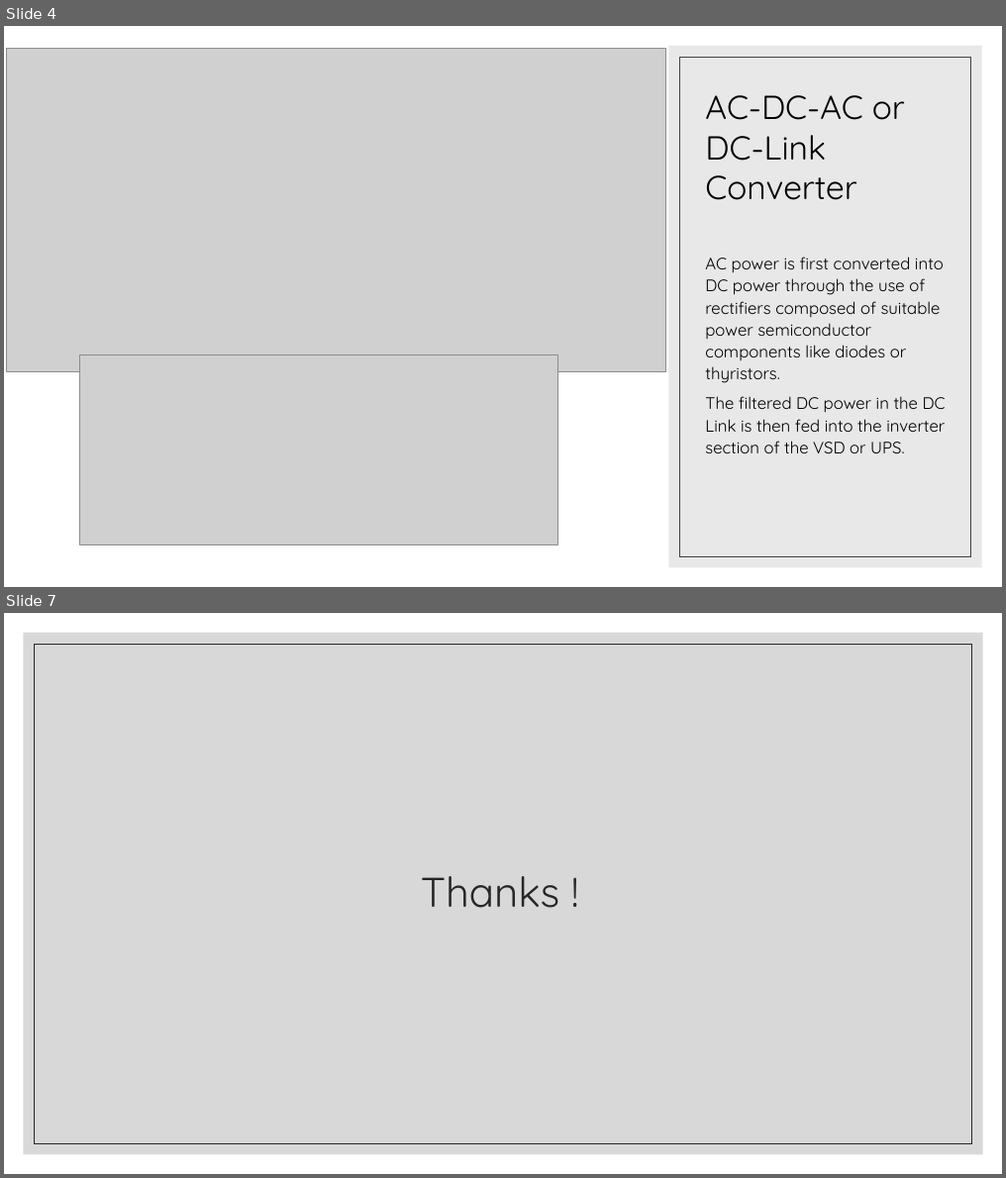
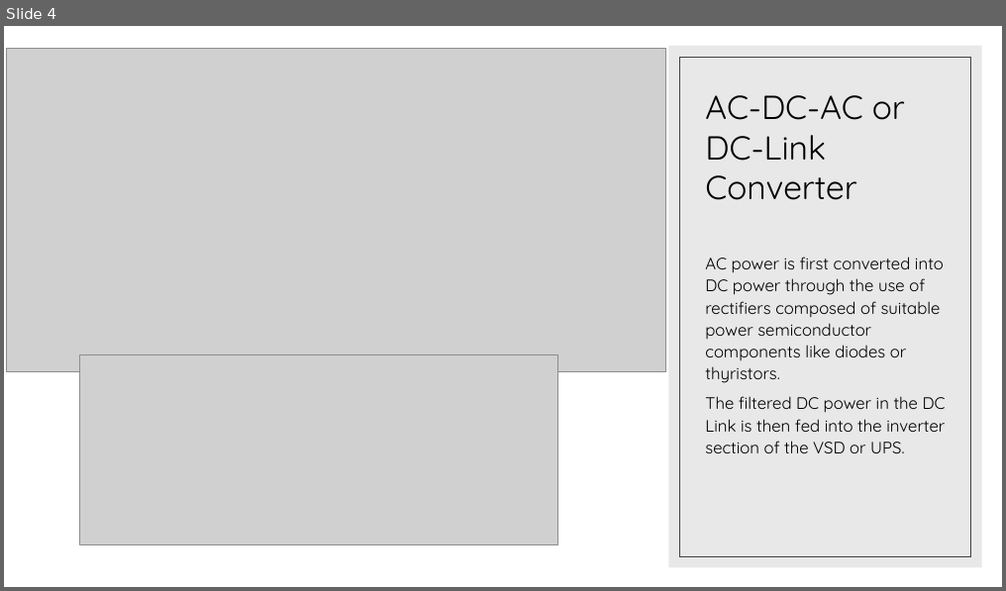
Before and after one commit to utkarshboson/acdcac-matlab, a slide deck: AC-DC-AC.pptx. Shown one above the other, each under a label of ours: slides 4 and 7 before the commit, slide 4 after it; the slides between them are not shown. The pictures are 1006x1178 and 1006x591 pixels, drawn with LibreOffice and Linux fonts; fonts in the diff are those of the drawing; grey boxes stand for pictures. Boxes give left, top, right and bottom in pixels: in the first picture for what was removed or moved away, otherwise in the second. Text is boxed around its words. In the diff, an @@ line names an element or a change of style, - is before the commit and + after.

```diff
--- a/AC-DC-AC.pptx
+++ b/AC-DC-AC.pptx
@@ slide 7 removed at [4, 613, 1002, 1174], background #FFFFFF @@
@@ rectangle removed at [24, 633, 983, 1155] @@
@@ rectangle removed at [35, 644, 972, 1144] @@
@@ title removed at [421, 876, 560, 908] @@
-Thanks !
```
Also in this commit, not shown: 2 slides changed, 1 slide added.
